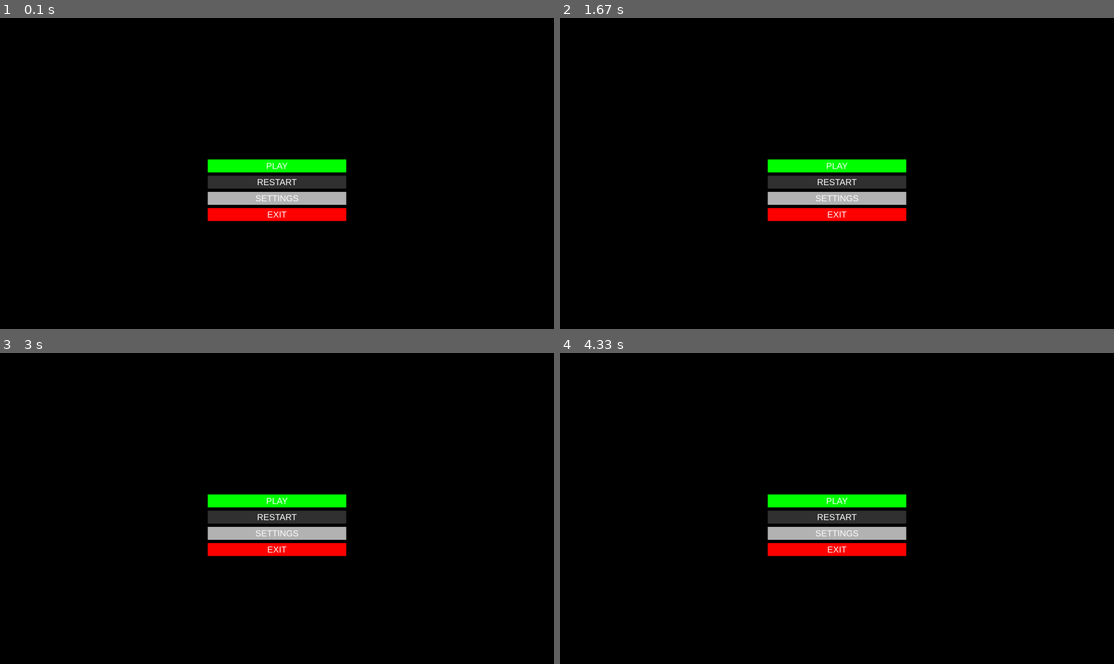
Above: before the commit, frames 1-4 (two rows, left to right).
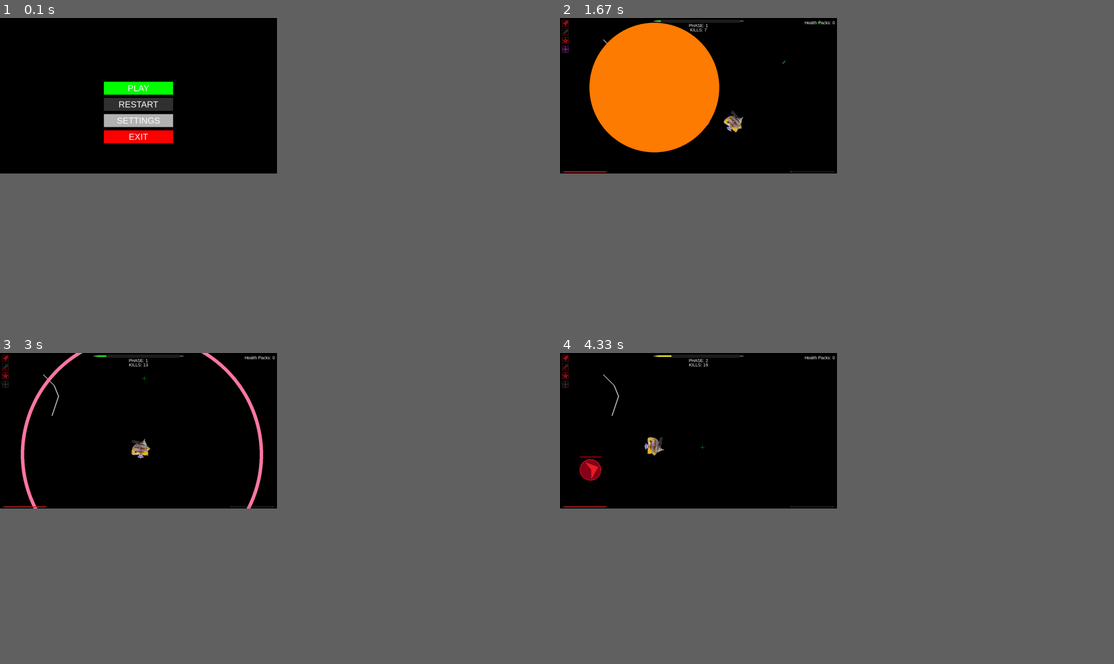
Above: after the commit, the same moments.

Repository: Jacob1Carter/BulletHellPygame
Game: pygame game, started from main.py
The game is run twice, just before and just after one commit, with the same random seed, the same clock (stepped at 60 frames per second) and the same inputs.
Inputs (mouse positions are in pixels of both pictures, inside the frame that each line leads up to):
- Up to frame 1 (0.1 s): no input
- Up to frame 2 (1.67 s): click (687, 101) at 0.38 s; tap E at 0.67 s; hold D 1-1.47 s; move the mouse to (632, 95) at 1.03 s; tap F at 1.07, 1.37 s; tap K at 1.15 s; click (820, 21) at 1.55 s, where only the run after the commit has a clickable "Health Packs: 0"
- Up to frame 3 (3 s): hold W 1.83-2.13 s; move the mouse to (55, 405) at 1.87 s; tap F at 1.9, 2.23, 2.53, 2.73 s; tap E at 1.98 s; hold D 2.17-2.63 s; move the mouse to (66, 374) at 2.2 s; tap K at 2.32 s; hold A from 2.67 s (still down); move the mouse to (144, 377) at 2.7 s
- Up to frame 4 (4.33 s): tap F at 3.03, 3.3, 3.63, 3.93, 4.07 s; release A at 3.2 s; hold S 3.23-3.53 s; move the mouse to (632, 399) at 3.27 s; tap E at 3.38 s; hold A 3.57-3.97 s; move the mouse to (598, 427) at 3.6 s; tap K at 3.72 s; hold W from 4 s (still down); move the mouse to (704, 446) at 4.03 s
In our replay, the window is 900x506 before the commit and 450x253 after it. These sizes can differ from the game's own. Grey fills any space a smaller window leaves; there, only what the larger window draws over its background counts as a difference.

The runs differ from the first frame. In frame 1, 6.4% of the frame differs, in the area x 18-63%, y 20-66%; in frame 2, 12%, in the area x 0-63%, y 0-66%; in frame 3, 5.5%; in frame 4, 5.0%.

Commit message:
Added cover (unfinished)

Diff:
--- a/entities.py
+++ b/entities.py
@@ -357,4 +357,30 @@
         #   self.y += 40
 
 
+class Cover:
+
+    class Segment:
+        def __init__(self, a, b):
+            self.ax = a[0]
+            self.ay = a[-1]
+            self.bx = b[0]
+            self.by = b[-1]
+
+    def __init__(self, position_list, transform):
+
+        self.position_list = []
+        for position in position_list:
+            pos_x, pos_y = position
+            pos_x += transform[0]
+            pos_y += transform[-1]
+            self.position_list.append((pos_x, pos_y))
+
+        self.segments = []
+        for i in range(len(self.position_list) - 1):
+            self.segments.append(self.Segment(self.position_list[i], self.position_list[i+1]))
+
+        self.colour = main.COLOURS["light_grey"]
+        self.thickness = 5
+
+
 #   \entities.py
--- a/main.py
+++ b/main.py
@@ -24,8 +24,8 @@
 
 primary_monitor = get_monitors()[0]
 
-WIDTH = 2560  # 2560    #   primary_monitor.width
-HEIGHT = 1440  # 1440    #    primary_monitor.height
+WIDTH = primary_monitor.width  # 2560    #   primary_monitor.width
+HEIGHT = primary_monitor.height  # 1440    #    primary_monitor.height
 
 WIN = pygame.display.set_mode((WIDTH, HEIGHT), pygame.FULLSCREEN)
 
@@ -418,10 +418,16 @@
                 rocket.explode_time -= 1
 
 
-def display(player, enemies, dashes, bullets, r_icos, glaive_icos, warp_icos, warp_active_ico, rockets, glaives, shockwaves, attribute_bar_ico, progress_bar_ico, health_packs, reticule, phase, ui):
+def display(player, enemies, dashes, bullets, r_icos, glaive_icos, warp_icos, warp_active_ico, rockets, glaives, shockwaves, covers, attribute_bar_ico, progress_bar_ico, health_packs, reticule, phase, ui):
     WIN.fill(COLOURS["black"])
     for pack in health_packs:
         WIN.blit(pack.img, pack.rect)
+
+    #   show cover
+
+    for cover in covers:
+        for segment in cover.segments:
+            pygame.draw.line(WIN, cover.colour, (segment.ax, segment.ay), (segment.bx, segment.by), cover.thickness)
 
     #   Show warp point
 
@@ -844,6 +850,9 @@
     health_packs = []
     glaives = []
     shockwaves = []
+    covers = [
+        entities.Cover([(100, 100), (150, 150), (170, 200), (140, 290)], (100, 0))
+    ]
 
     play_button = ui_objects.Button((WIDTH // 2) - ((WIDTH // 4) / 2), (HEIGHT // 2) - 65, WIDTH // 4, 60, COLOURS["green"], "PLAY", COLOURS["white"])
     restart_button = ui_objects.Button((WIDTH // 2) - ((WIDTH // 4) / 2), (HEIGHT // 2) + 10, WIDTH // 4, 60, COLOURS["dark_grey"], "RESTART", COLOURS["white"])
@@ -1109,7 +1118,7 @@
             handle_glaives(glaives, player, enemies)
             handle_rockets(rockets, player, enemies, bullets)
             handle_shockwaves(shockwaves, enemies)
-            display(player, enemies, icos, bullets, r_icos, glaive_icos, warp_icos, warp_active_ico, rockets, glaives, shockwaves, attribute_bar_ico,
+            display(player, enemies, icos, bullets, r_icos, glaive_icos, warp_icos, warp_active_ico, rockets, glaives, shockwaves, covers, attribute_bar_ico,
                     progress_bar_ico, health_packs, reticule, phase, ui)
 
             if enemy_spawn_cooldown:
